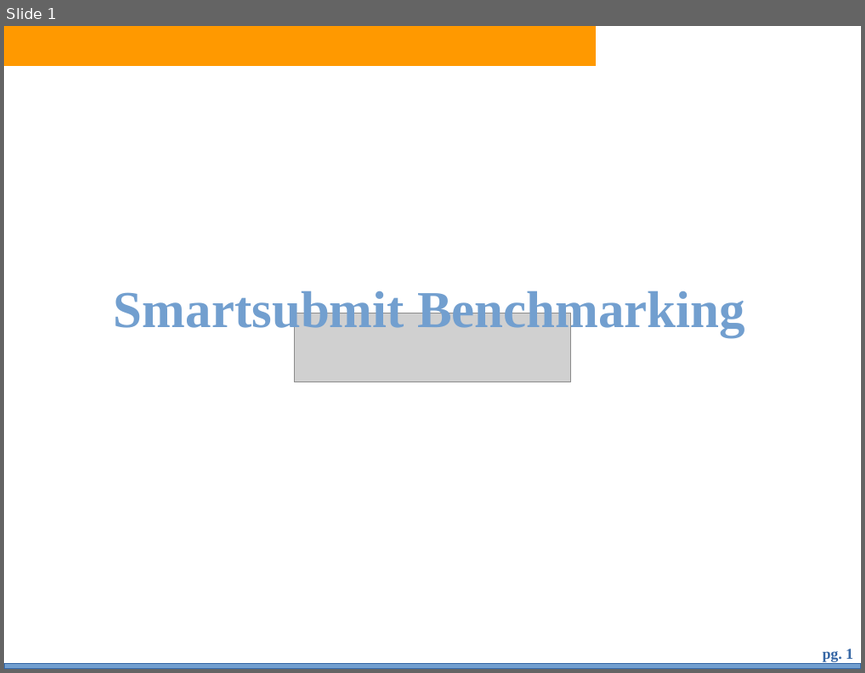
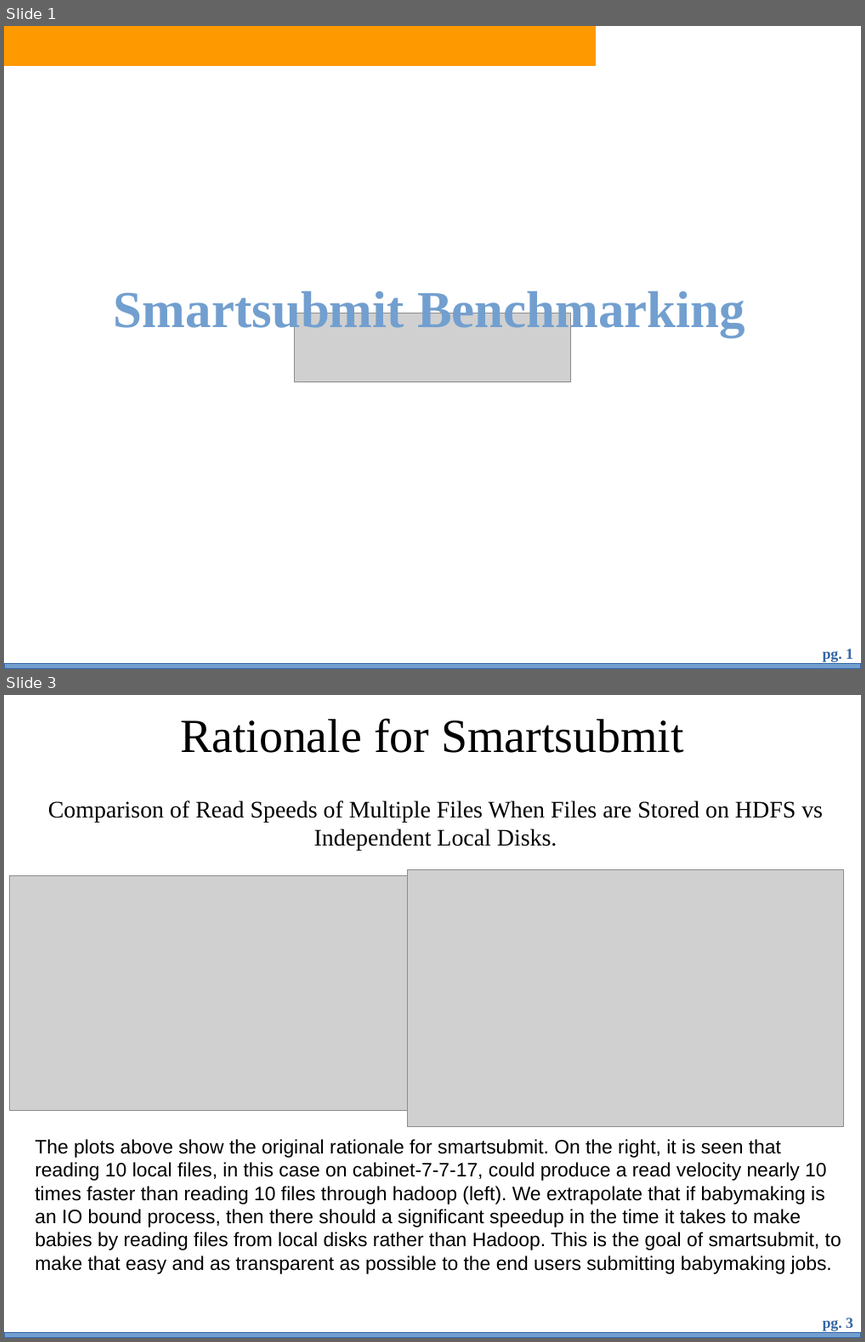
Before and after one commit to bth5032/smartsubmit, a slide deck: Presentations/benchmarking/bench.odp. Shown one above the other, each under a label of ours: slide 1 before the commit, slides 1 and 3 after it; the slides between them are not shown. The pictures are 865x673 and 865x1342 pixels, drawn with LibreOffice and Linux fonts; fonts in the diff are those of the drawing; grey boxes stand for pictures; background and template pictures are left out. Boxes give left, top, right and bottom in pixels: in the first picture for what was removed or moved away, otherwise in the second. Text is boxed around its words. In the diff, an @@ line names an element or a change of style, - is before the commit and + after.

```diff
--- a/Presentations/benchmarking/bench.odp
+++ b/Presentations/benchmarking/bench.odp
@@ slide 3 added at [4, 695, 861, 1338], background #FFFFFF; not listed: 2 template elements that a slide beside it also shows @@
@@ title added at [180, 718, 683, 753], 44 pt, text #000000 @@
+Rationale for Smartsubmit
@@ text added at [48, 800, 823, 851], 22 pt, text #000000 @@
+Comparison of Read Speeds of Multiple Files When Files are Stored on HDFS vs Independent Local Disks.
@@ picture added at [408, 870, 844, 1127] @@
@@ picture added at [9, 876, 409, 1110] @@
@@ text added at [35, 1139, 841, 1274], 18 pt, text #000000 @@
+The plots above show the original rationale for smartsubmit. On the right, it is seen that reading 10 local files, in this case on cabinet-7-7-17, could produce a read velocity nearly 10 times faster than reading 10 files through hadoop (left). We extrapolate that if babymaking is an IO bound process, then there should a significant speedup in the time it takes to make babies by reading files from local disks rather than Hadoop. This is the goal of smartsubmit, to make that easy and as transparent as possible to the end users submitting babymaking jobs.
```
Also in this commit, not shown: 8 slides changed, 1 other slide added, 1 slide removed, 2 other files.
